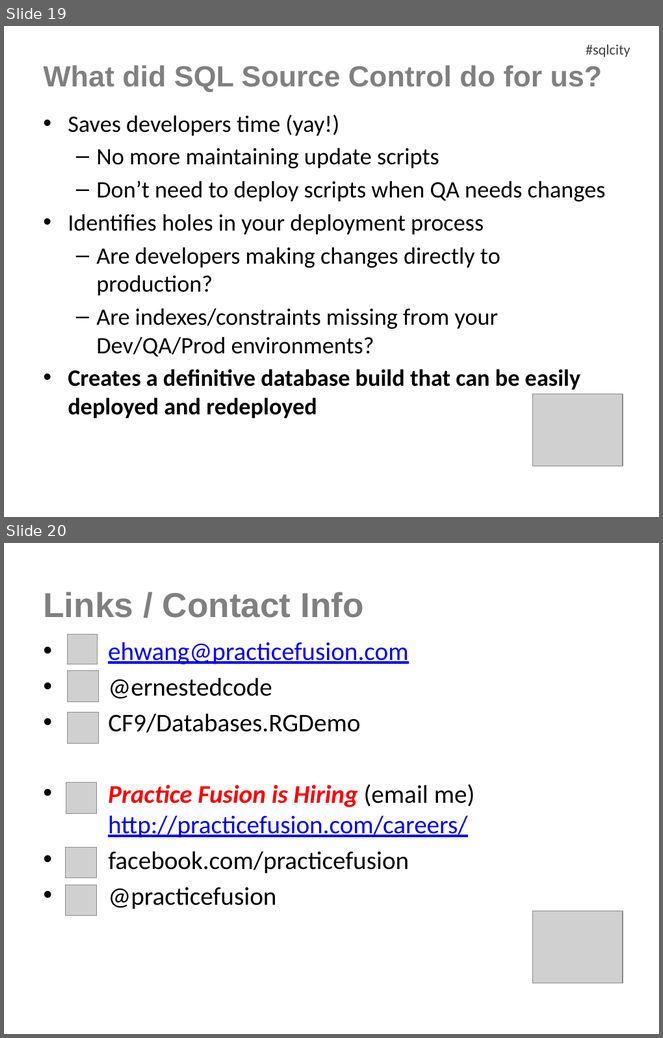
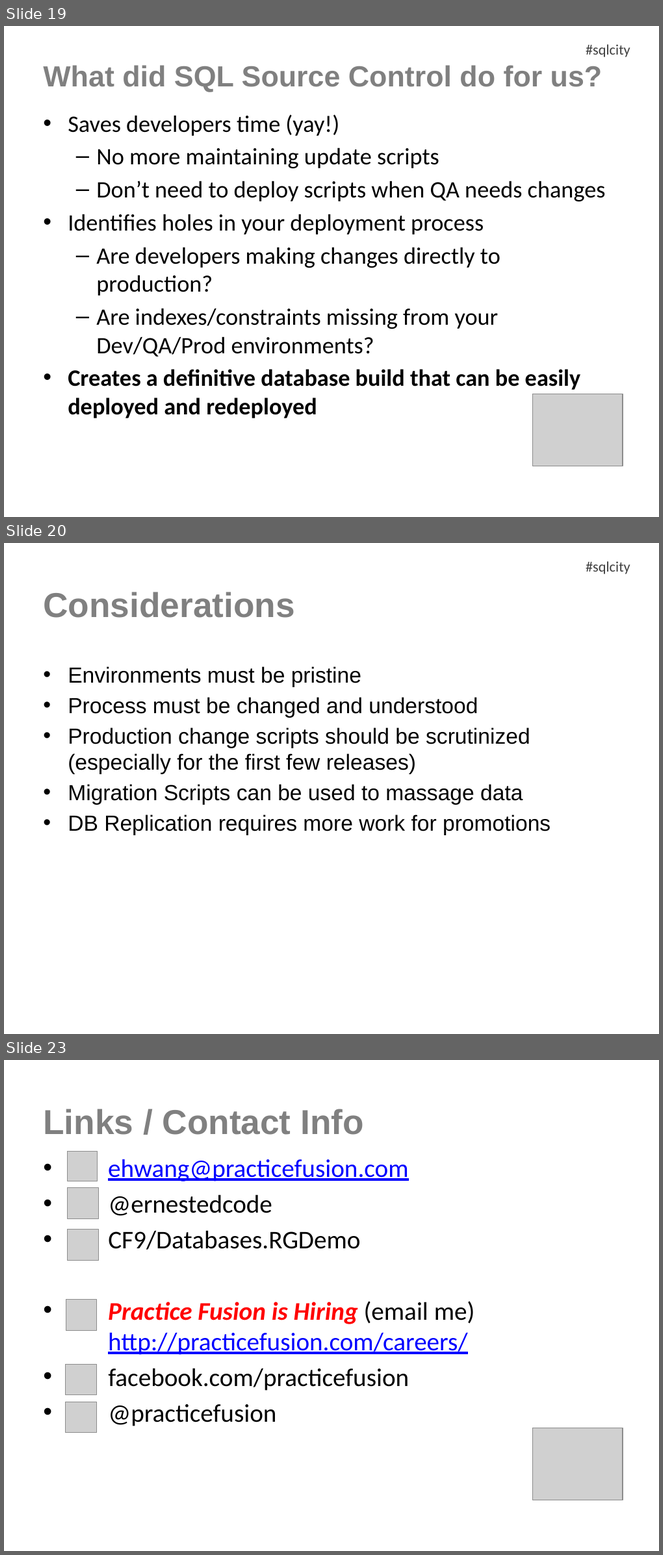
Before and after one commit to CF9/Databases.RGDemo, a slide deck: SQL in the City 2012 - Ernest Hwang.pptx. Shown one above the other, each under a label of ours: slides 19 and 20 before the commit, slides 19, 20 and 23 after it; the slides between them are not shown. The pictures are 663x1038 and 663x1555 pixels, drawn with LibreOffice and Linux fonts; fonts in the diff are those of the drawing; grey boxes stand for pictures; background and template pictures are left out. Boxes give left, top, right and bottom in pixels: in the first picture for what was removed or moved away, otherwise in the second. Text is boxed around its words. In the diff, an @@ line names an element or a change of style, - is before the commit and + after.

```diff
--- a/SQL in the City 2012 - Ernest Hwang.pptx
+++ b/SQL in the City 2012 - Ernest Hwang.pptx
@@ slide 20 added at (4, 543, 659, 1034), background picture (left out) @@
@@ text added at (586, 561, 631, 574), 16 pt, text #404040 @@
+#sqlcity
@@ title added at (43, 592, 295, 618), 38 pt, text #808080, bold @@
+Considerations
@@ text added at (68, 667, 551, 835), 24 pt, text #000000 @@
+• Environments must be pristine
+• Process must be changed and understood
+• Production change scripts should be scrutinized (especially for the first few releases)
+• Migration Scripts can be used to massage data
+• DB Replication requires more work for promotions
@@ what was slide 20 is now slide 23 @@
```
Also in this commit, not shown: 5 slides changed, 2 other slides added.
